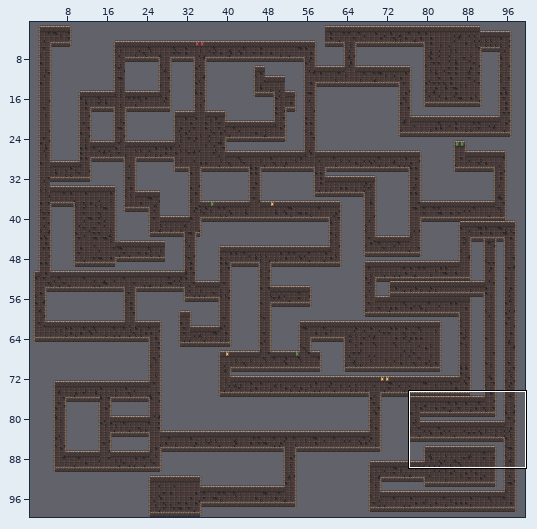
A Tiled map gets an edit: Tiled/level3.tmx. Above: a wide view before the commit, with the close-up outlined.
Close-up. The starting point:
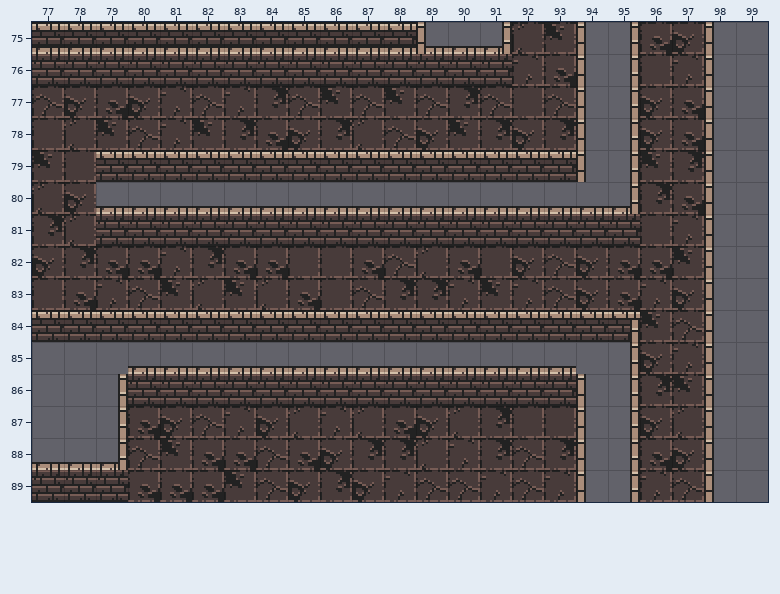
Cells are 16x16 px. Shown: x 77..99, y 75..89.
New version:
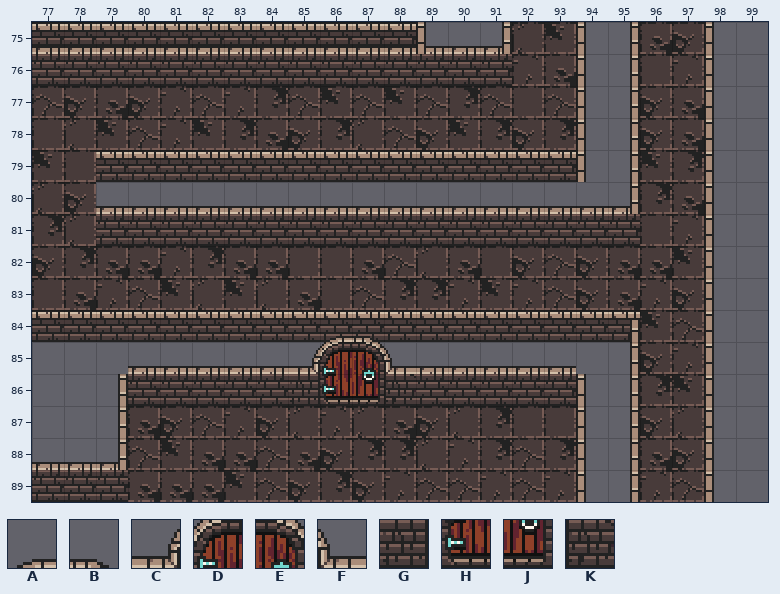
Key: from "Dungeons": A 450, B 451, C 481, D 482, E 483, F 484, G 513, H 514, J 515, K 516.
_ is an empty cell.
What changed:
Layer "Endlevel/endlevel":
The author put tile A in row 84 at x 86.
The author put tile B in row 84 at x 87.
The author put tile C in row 85 at x 85.
The author put tile D in row 85 at x 86.
The author put tile E in row 85 at x 87.
The author put tile F in row 85 at x 88.
The author put tile G in row 86 at x 85.
The author put tile H in row 86 at x 86.
The author put tile J in row 86 at x 87.
The author put tile K in row 86 at x 88.
Pixel boxes of the changes (left, top, right, bottom) in both close-ups:
added: (290, 336, 416, 404)
